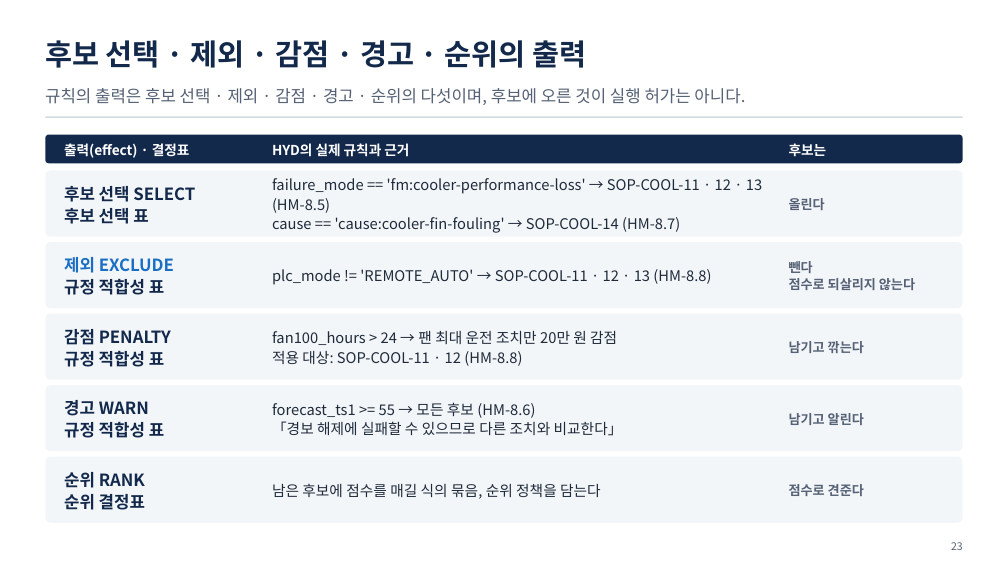
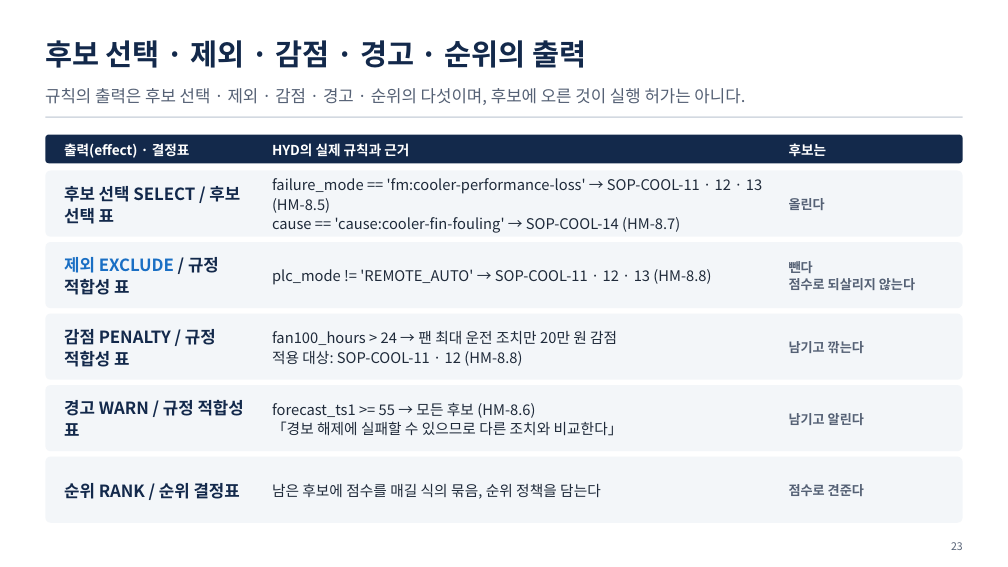
Before and after one commit to uengine-oss/hyd-iot-edu, a slide deck: slide 23 of 산출물/통합반/이론/03회차/통합반_03일차.pptx. Drawn at 1008x567 pixels with LibreOffice and Linux fonts; fonts in the diff are those of the drawing. Boxes give left, top, right and bottom in pixels: in the first picture for what was removed or moved away, otherwise in the second. Text is boxed around its words. In the diff, an @@ line names an element or a change of style, - is before the commit and + after.

```diff
--- a/산출물/통합반/이론/03회차/통합반_03일차.pptx
+++ b/산출물/통합반/이론/03회차/통합반_03일차.pptx
@@ text at <box>64,186,240,224</box>: text changed @@
-후보 선택 SELECT
-후보 선택 표
+후보 선택 SELECT / 후보 선택 표
@@ text at <box>64,257,219,295</box>: text changed @@
-제외 EXCLUDE
-규정 적합성 표
+제외 EXCLUDE / 규정 적합성 표
@@ text at <box>64,329,216,367</box>: text changed @@
-감점 PENALTY
-규정 적합성 표
+감점 PENALTY / 규정 적합성 표
@@ text at <box>64,400,244,436</box>: text changed @@
-경고 WARN
-규정 적합성 표
+경고 WARN / 규정 적합성 표
@@ text at <box>64,483,240,499</box>: text changed @@
-순위 RANK
-순위 결정표
+순위 RANK / 순위 결정표
```
Also in this commit, not shown: 14 other slides changed, 55 other files.
